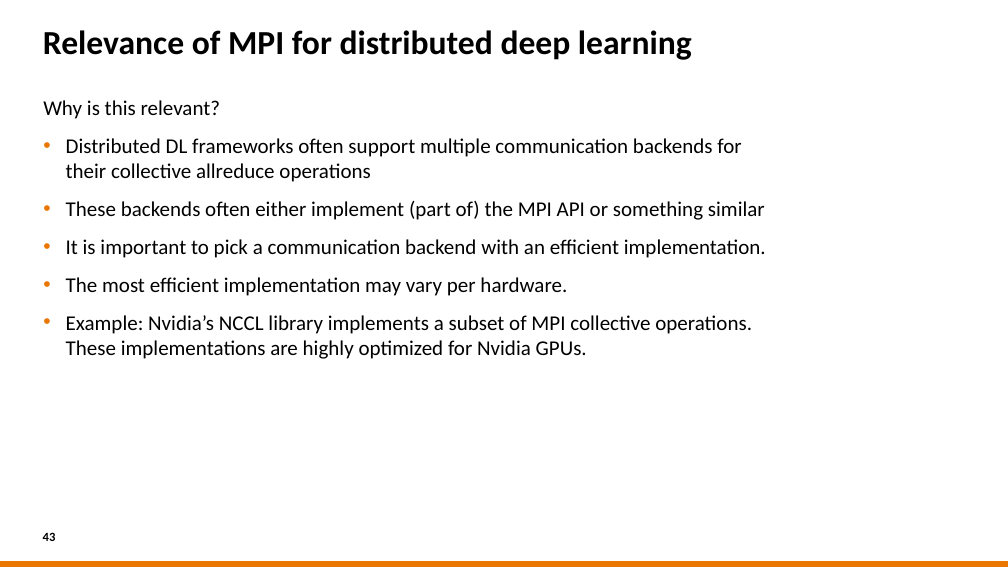
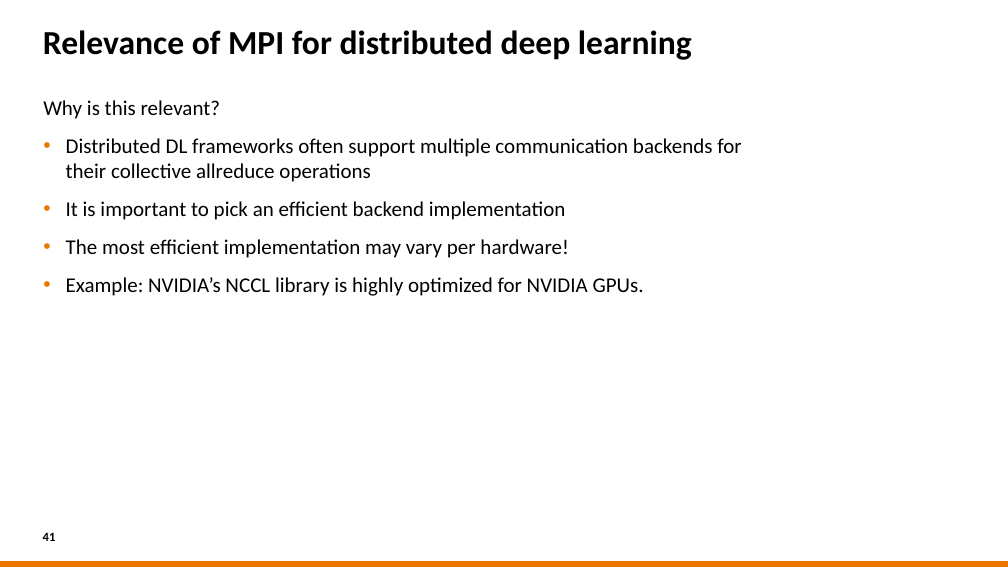
Before and after one commit to sara-nl/HPML-course-materials, a slide deck: slide 41 of Day2/slides/Parallel_Computing_for_DL.pptx (slide 43 before the commit). Drawn at 1008x567 pixels with LibreOffice and Linux fonts; fonts in the diff are those of the drawing; background and template pictures are left out. Boxes give left, top, right and bottom in pixels: in the first picture for what was removed or moved away, otherwise in the second. Text is boxed around its words. In the diff, an @@ line names an element or a change of style, - is before the commit and + after.

```diff
--- a/Day2/slides/Parallel_Computing_for_DL.pptx
+++ b/Day2/slides/Parallel_Computing_for_DL.pptx
@@ text at [66,201,644,296]: text changed @@
-• These backends often either implement (part of) the MPI API or something similar
-• It is important to pick a communication backend with an efficient implementation.
-• The most efficient implementation may vary per hardware.
-• Example: Nvidia’s NCCL library implements a subset of MPI collective operations. These implementations are highly optimized for Nvidia GPUs.
+• It is important to pick an efficient backend implementation
+• The most efficient implementation may vary per hardware!
+• Example: NVIDIA’s NCCL library is highly optimized for NVIDIA GPUs.
@@ page number at [43,533,56,541]: text changed @@
-43
+41
```
Also in this commit, not shown: 16 other slides changed, 1 slide added, 3 slides removed, 6 other files.
